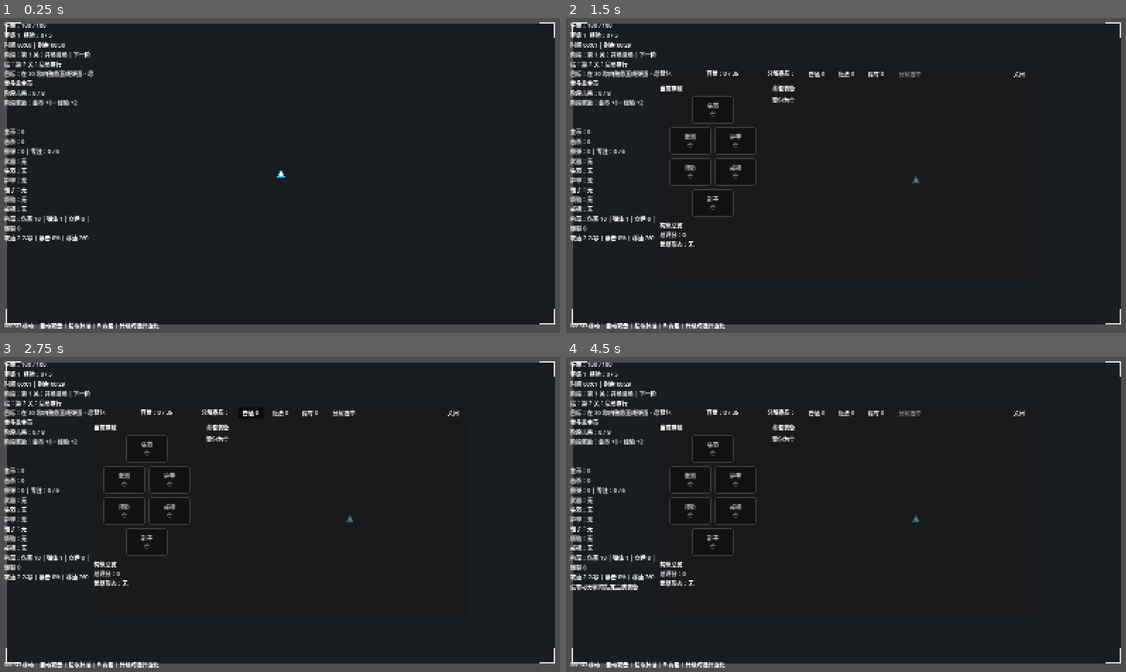
Above: before the commit, frames 1-4 (two rows, left to right).
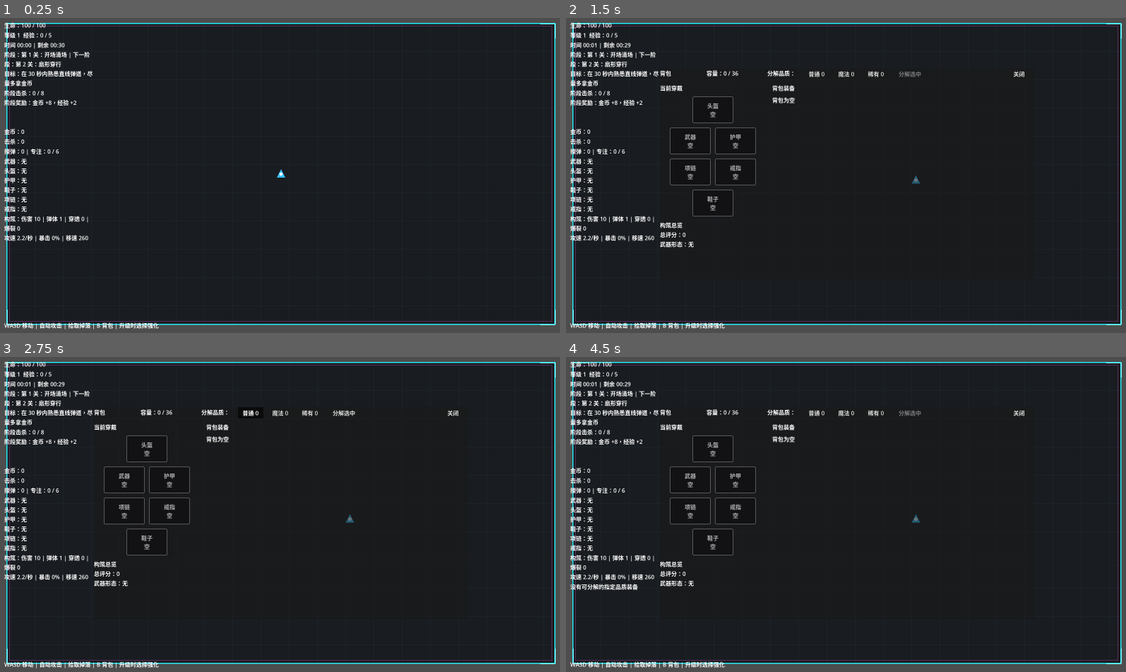
Above: after the commit, the same moments.

Repository: airisuzuki123/RogueLootPrototype
Game: Godot game, scene res://scenes/main.tscn
Same seed, same stepped clock (60 frames per second), same inputs: the game is played once before the commit and once after it.
Inputs (mouse positions are in pixels of both pictures, inside the frame that each line leads up to):
- Up to frame 1 (0.25 s): no input
- Up to frame 2 (1.5 s): tap Enter at 0.5, 0.6 s; move the mouse to (969, 159) at 0.52 s; hold D (move_right) 0.53-1.28 s; click (969, 159) at 0.67 s; move the mouse to (734, 191) at 1.27 s; hold S (move_down) from 1.28 s (still down); tap B at 1.35 s
- Up to frame 3 (2.75 s): release S (move_down) at 2 s; click "普通 0" at 2 s
- Up to frame 4 (4.5 s): click "魔法 0" at 2.75 s; click "稀有 0" at 3.5 s; click "分解选中" at 4.25 s

The runs differ from the first frame. In frame 1, 4.0% of the frame differs, in the area x 0-100%, y 1-99%; in frame 2, 5.5%; in frame 3, 5.5%; in frame 4, 5.7%.

Commit message:
修正全屏真实视口尺寸

Diff:
--- a/project.godot
+++ b/project.godot
@@ -22,8 +22,7 @@
 
 window/size/viewport_width=1600
 window/size/viewport_height=900
-window/stretch/mode="canvas_items"
-window/stretch/aspect="expand"
+window/stretch/mode="disabled"
 
 [autoload]
 
--- a/scripts/main.gd
+++ b/scripts/main.gd
@@ -74,7 +74,7 @@
 	else:
 		windowed_size_before_fullscreen = DisplayServer.window_get_size()
 		DisplayServer.window_set_mode(DisplayServer.WINDOW_MODE_FULLSCREEN)
-	_on_viewport_size_changed()
+	call_deferred("_on_viewport_size_changed")
 
 func _center_window() -> void:
 	var screen := DisplayServer.window_get_current_screen()
Not shown, changed: README.md
